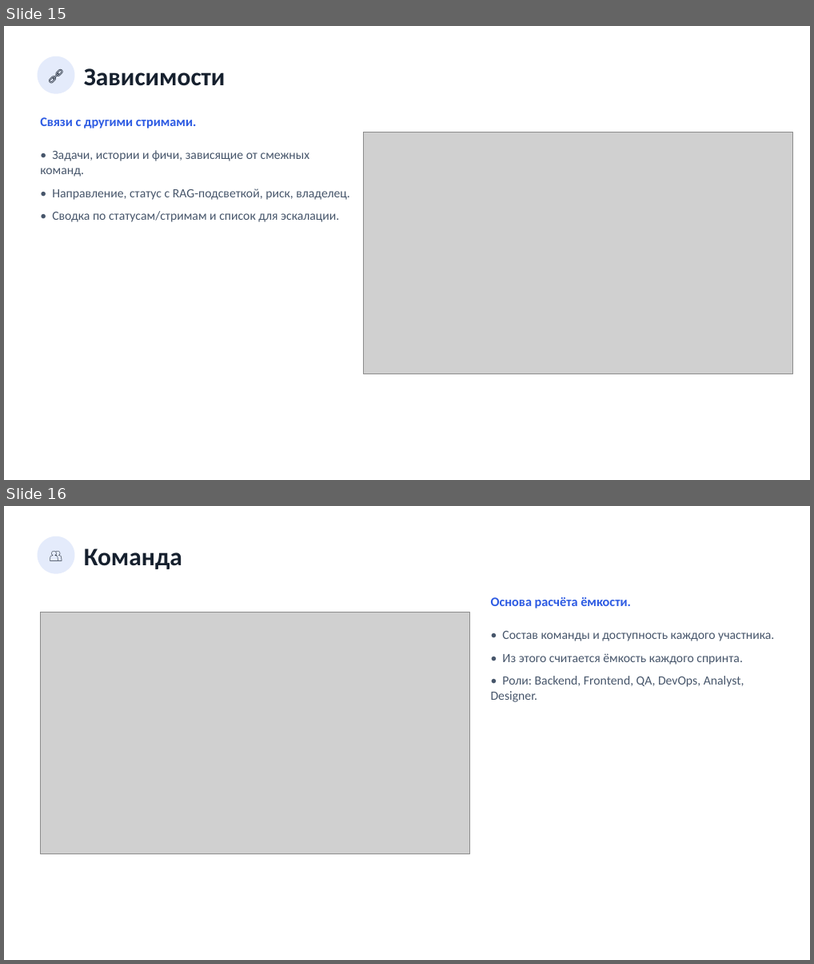
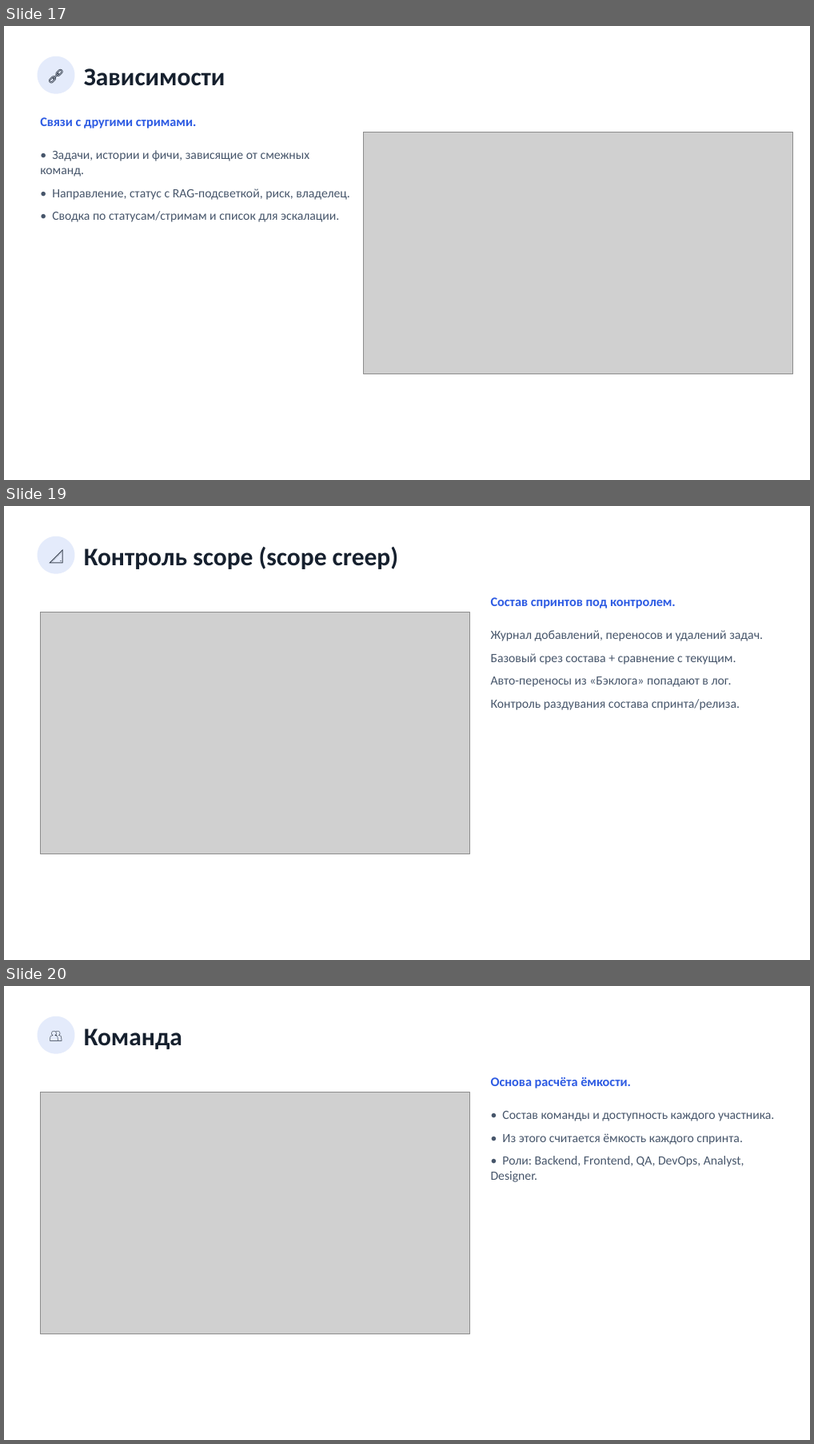
Before and after one commit to neoandrey1985/Planirovanie, a slide deck: frontend/docs/Презентация_приложения.pptx. Shown one above the other, each under a label of ours: slides 15 and 16 before the commit, slides 17, 19 and 20 after it; the slides between them are not shown. The pictures are 814x964 and 814x1444 pixels, drawn with LibreOffice and Linux fonts; fonts in the diff are those of the drawing; grey boxes stand for pictures. Boxes give left, top, right and bottom in pixels: in the first picture for what was removed or moved away, otherwise in the second. Text is boxed around its words. In the diff, an @@ line names an element or a change of style, - is before the commit and + after.

```diff
--- a/frontend/docs/Презентация_приложения.pptx
+++ b/frontend/docs/Презентация_приложения.pptx
@@ slide 19 added at [4, 506, 810, 960], background #FFFFFF @@
@@ ellipse added at [38, 536, 74, 574], fill #E4EBFB, 18 pt, text #16202E @@
+📐
@@ text added at [84, 547, 398, 569], 30 pt, text #16202E, bold @@
+Контроль scope (scope creep)
@@ text added at [491, 597, 676, 608], 15.5 pt, text #2D5BE3, bold @@
+Состав спринтов под контролем.
@@ picture added at [40, 612, 470, 853] @@
@@ text added at [491, 630, 763, 710], 15 pt, text #47566B @@
+Журнал добавлений, переносов и удалений задач.
+Базовый срез состава + сравнение с текущим.
+Авто-переносы из «Бэклога» попадают в лог.
+Контроль раздувания состава спринта/релиза.
@@ what was slide 15 is now slide 17 @@
@@ what was slide 16 is now slide 20 @@
```
Also in this commit, not shown: 1 slide changed, 10 other slides added, 5 other files.
